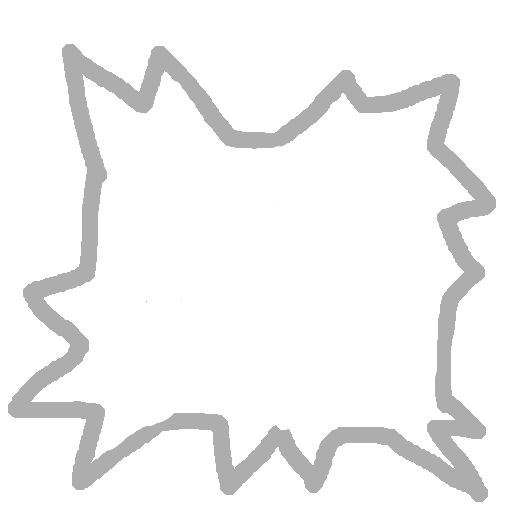
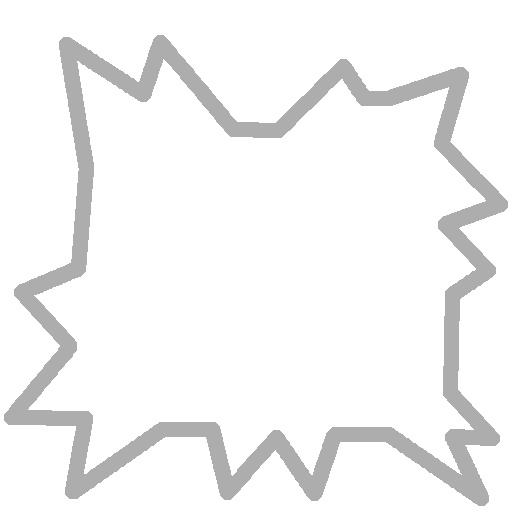
Comparing the layer stacks of the two 512 × 512 images. Changes:
added layer "Layer" above "WeaknessDraft.png" over [4, 35, 508, 506]
painted on "WeaknessDraft.png" over [8, 44, 496, 502]
